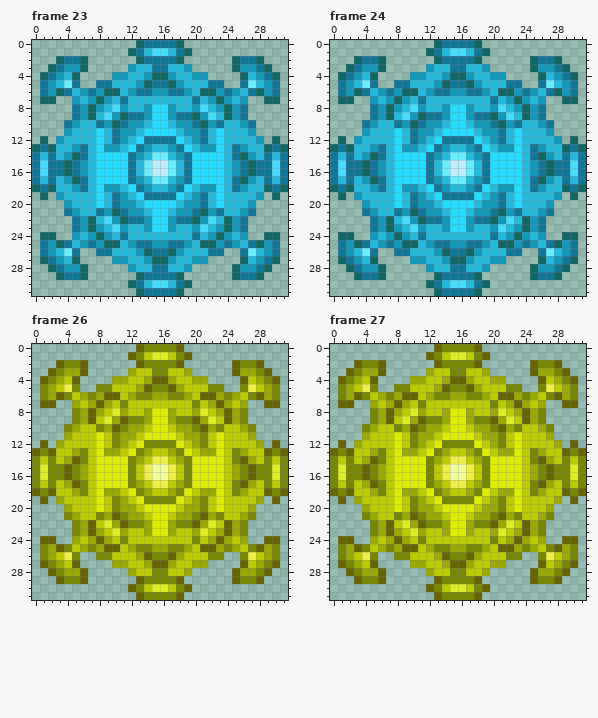
Two versions of one pixel-art file, public/images/sprites/png/sprites.ase. The picture above is the old version.
32x32 pixels, 28 frames. Shown: frame 23, frame 24, frame 26, frame 27. The commit also changed other frames, which this record leaves out.
New version:
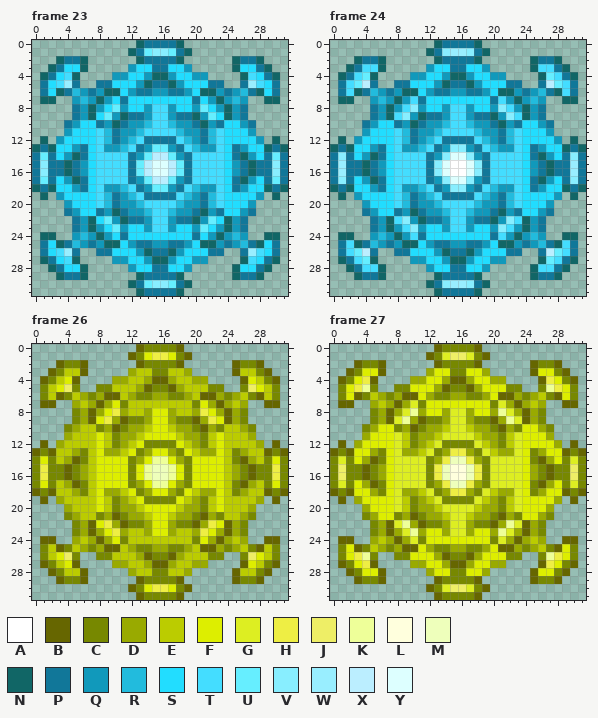
Palette (. is transparent): A #ffffff  B #666600  C #778800  D #99aa00  E #bbcc00  F #ddee00  G #ddee22  H #eeee44  J #eeee66  K #eeff99  L #ffffdd  M #eeffbb  N #116666  P #117799  Q #1199bb  R #22bbdd  S #22ddff  T #44ddff  U #66eeff  V #88eeff  W #99eeff  X #bbeeff  Y #ddffff
Difference:
Changed rows in their new state; - is an unchanged pixel.
Frame 23:
first column x 1:
 1 -------------UVVU-------------
 3 ---SS-------SS--SS-------SS---
 4 --ST-------SS----SS-------TS--
 5 -STW-----SSS------SSS-----WTS-
 6 -S--------S--------S--------S-
 7 ---------S-SSSSSSSS-S---------
 8 --------SU-SS-TT-SS-US--------
 9 -------SU-----TT-----US-------
10 -----SS-------TT-------SS-----
11 ----SSST-----TTTT-----TSSS----
12 ---SSSST----T----T----TSSSS---
13 --SS--ST---T--UU--T---TS--SS--
14 U-S---STTTT--UXXU--TTTTS---S-U
15 V-----STTTT-UXYYXU-TTTTS-----V
16 V-----STTTT-UXYYXU-TTTTS-----V
17 U-S---STTTT--UXXU--TTTTS---S-U
18 --SS--ST---T--UU--T---TS--SS--
19 ---SSSST----T----T----TSSSS---
20 ----SSST-----TTTT-----TSSS----
21 -----SS-------TT-------SS-----
22 -------SU-----TT-----US-------
23 --------SU-SS-TT-SS-US--------
24 ---------S-SSSSSSSS-S---------
25 -S--------S--------S--------S-
26 -STW-----SSS------SSS-----WTS-
27 --ST-------SS----SS-------TS--
28 ---SS-------SS--SS-------SS---
30 -------------UVVU-------------
Frame 24:
first column x 1:
 1 -------------VWWV-------------
 3 ---TT-------SS--SS-------TT---
 4 --TU-------SS----SS-------UT--
 5 -TUX-----SSS------SSS-----XUT-
 6 -T--------S--------S--------T-
 7 ---------T-SSSSSSSS-T---------
 8 --------TV-SS-TT-SS-VT--------
 9 -------TV-----TT-----VT-------
10 -----SS-------TT-------SS-----
11 ----SSST-----TTTT-----TSSS----
12 ---SSSST----T----T----TSSSS---
13 --SS--ST---T--VV--T---TS--SS--
14 V-S---STTTT--VYYV--TTTTS---S-V
15 W-----STTTT-VYAAYV-TTTTS-----W
16 W-----STTTT-VYAAYV-TTTTS-----W
17 V-S---STTTT--VYYV--TTTTS---S-V
18 --SS--ST---T--VV--T---TS--SS--
19 ---SSSST----T----T----TSSSS---
20 ----SSST-----TTTT-----TSSS----
21 -----SS-------TT-------SS-----
22 -------TV-----TT-----VT-------
23 --------TV-SS-TT-SS-VT--------
24 ---------T-SSSSSSSS-T---------
25 -T--------S--------S--------T-
26 -TUX-----SSS------SSS-----XUT-
27 --TU-------SS----SS-------UT--
28 ---TT-------SS--SS-------TT---
30 -------------VWWV-------------
Frame 26:
first column x 2:
 1 ------------FHHF------------
 3 --EE--------------------EE--
 4 -EF----------------------FE-
 5 EFJ----------------------JFE
 6 E--------------------------E
 7 --------F----------F--------
 8 -------FH----------HF-------
 9 ------FH------------HF------
first column x 1:
13 --------------FF--------------
14 F------------FKKF------------F
15 H-----------FKMMKF-----------H
16 H-----------FKMMKF-----------H
17 F------------FKKF------------F
18 --------------FF--------------
first column x 2:
22 ------FH------------HF------
23 -------FH----------HF-------
24 --------F----------F--------
25 E--------------------------E
26 EFJ----------------------JFE
27 -EF----------------------FE-
28 --EE--------------------EE--
30 ------------FHHF------------
Frame 27:
first column x 1:
 1 -------------GJJG-------------
 3 ---FF-------FF--FF-------FF---
 4 --FH-------FF----FF-------HF--
 5 -FHK-----FFF------FFF-----KHF-
 6 -F--------F--------F--------F-
 7 ---------G-FFFFFFFF-G---------
 8 --------GK-FF-GG-FF-KG--------
 9 -------GK-----GG-----KG-------
10 -----FF-------GG-------FF-----
11 ----FFFG-----GGGG-----GFFF----
12 ---FFFFG----G----G----GFFFF---
13 --FF--FG---G--HH--G---GF--FF--
14 G-F---FGGGG--HMMH--GGGGF---F-G
15 J-----FGGGG-HMLLMH-GGGGF-----J
16 J-----FGGGG-HMLLMH-GGGGF-----J
17 G-F---FGGGG--HMMH--GGGGF---F-G
18 --FF--FG---G--HH--G---GF--FF--
19 ---FFFFG----G----G----GFFFF---
20 ----FFFG-----GGGG-----GFFF----
21 -----FF-------GG-------FF-----
22 -------GK-----GG-----KG-------
23 --------GK-FF-GG-FF-KG--------
24 ---------G-FFFFFFFF-G---------
25 -F--------F--------F--------F-
26 -FHK-----FFF------FFF-----KHF-
27 --FH-------FF----FF-------HF--
28 ---FF-------FF--FF-------FF---
30 -------------GJJG-------------
